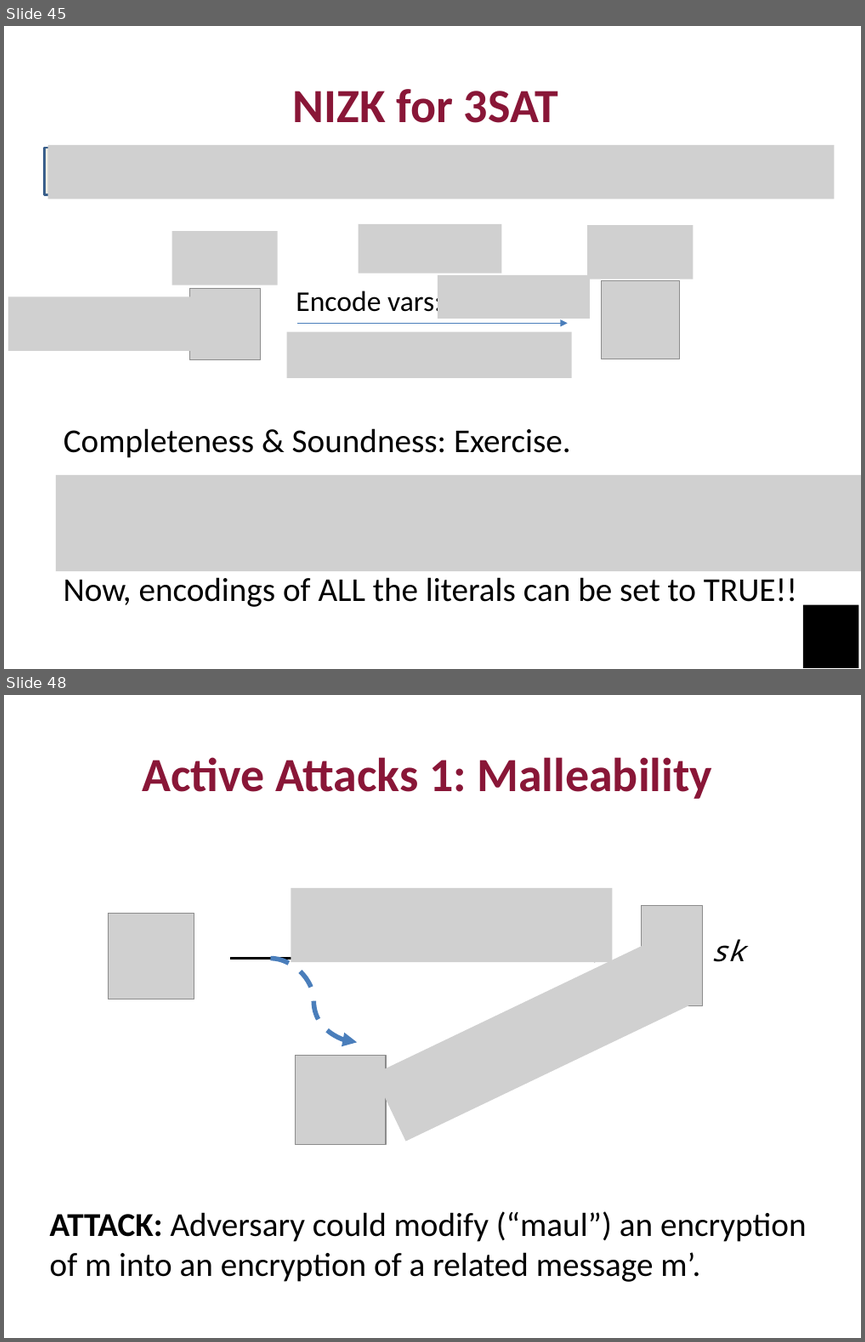
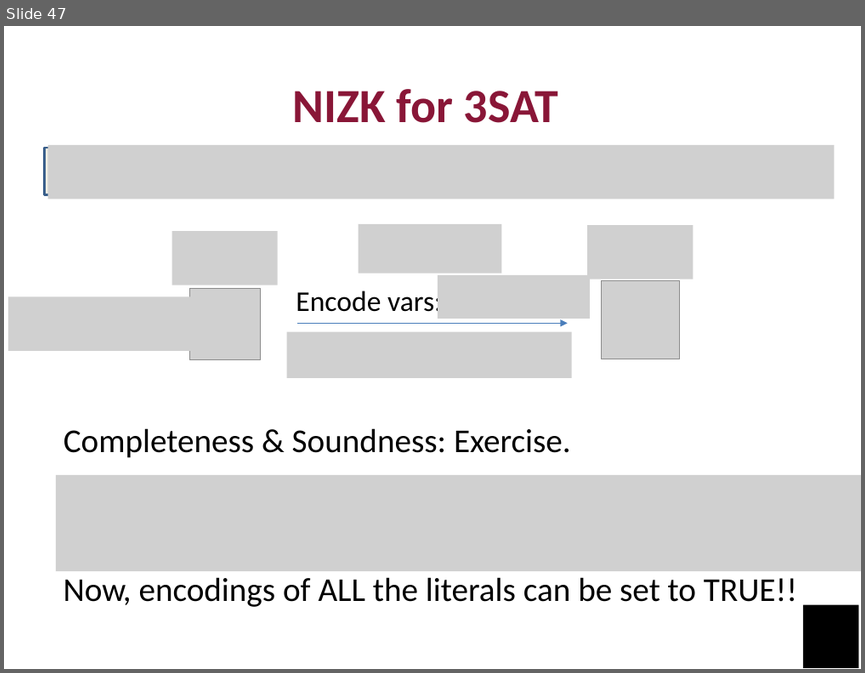
Before and after one commit to mit6875/mit6875.github.io, a slide deck: FA23SLIDES/lec16.pptx. Shown one above the other, each under a label of ours: slides 45 and 48 before the commit, slide 47 after it; the slides between them are not shown. The pictures are 865x1342 and 865x673 pixels, drawn with LibreOffice and Linux fonts; fonts in the diff are those of the drawing; grey boxes stand for pictures. Boxes give left, top, right and bottom in pixels: in the first picture for what was removed or moved away, otherwise in the second. Text is boxed around its words. In the diff, an @@ line names an element or a change of style, - is before the commit and + after.

```diff
--- a/FA23SLIDES/lec16.pptx
+++ b/FA23SLIDES/lec16.pptx
@@ slide 48 removed at bbox=[4, 695, 861, 1338], background #FFFFFF @@
@@ text removed at bbox=[143, 757, 712, 799] @@
-Active Attacks 1: Malleability
@@ picture removed at bbox=[291, 888, 613, 962] @@
@@ picture removed at bbox=[109, 913, 194, 999] @@
@@ picture removed at bbox=[641, 906, 703, 1006] @@
@@ picture removed at bbox=[374, 935, 696, 1141] @@
@@ text removed at bbox=[710, 939, 744, 962] @@
-sk
@@ arrow removed from (230, 958) to (602, 958) @@
@@ curved arrow removed from (270, 958) to (357, 1042) @@
@@ arrow removed from (438, 1117) to (604, 1039) @@
@@ picture removed at bbox=[296, 1055, 386, 1145] @@
@@ text removed at bbox=[50, 1211, 806, 1281] @@
-ATTACK: Adversary could modify (“maul”) an encryption of m into an encryption of a related message m’.
@@ what was slide 45 is now slide 47 @@
```
Also in this commit, not shown: 8 slides changed, 5 slides added, 21 other slides removed, 3 other files.
